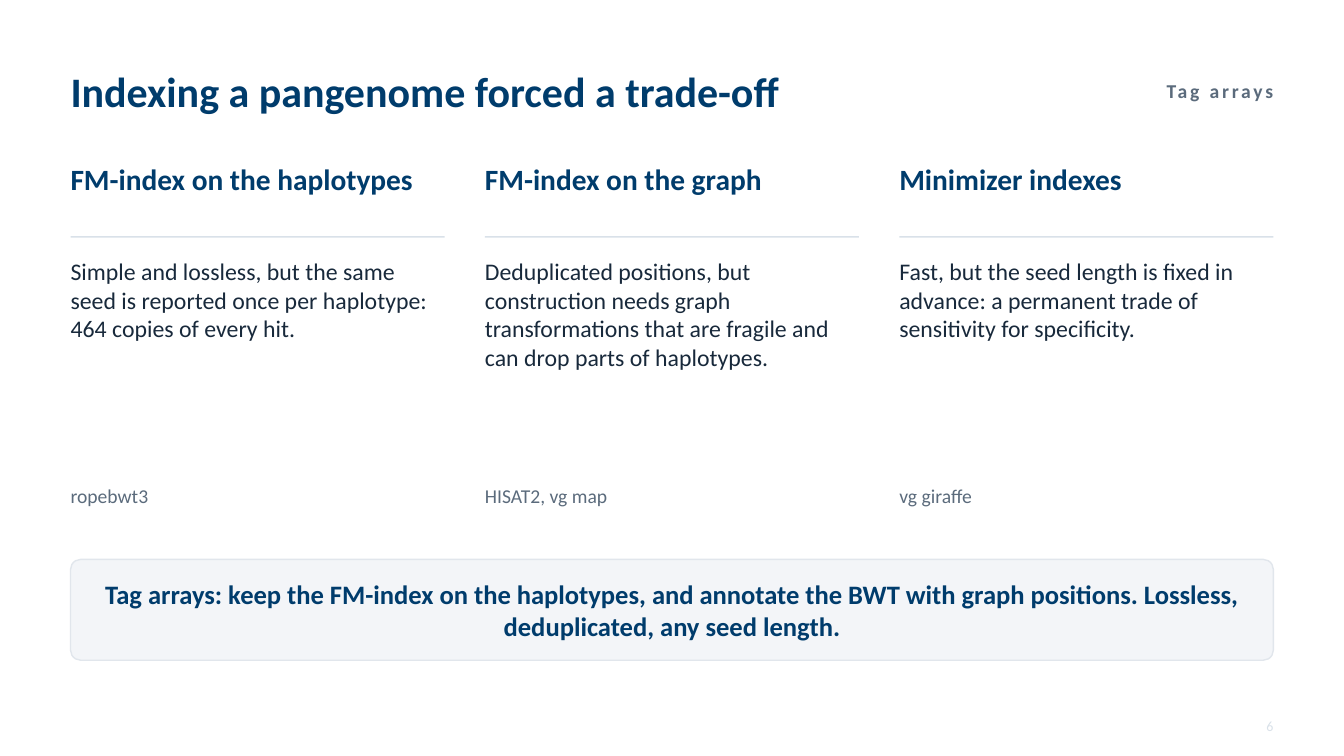
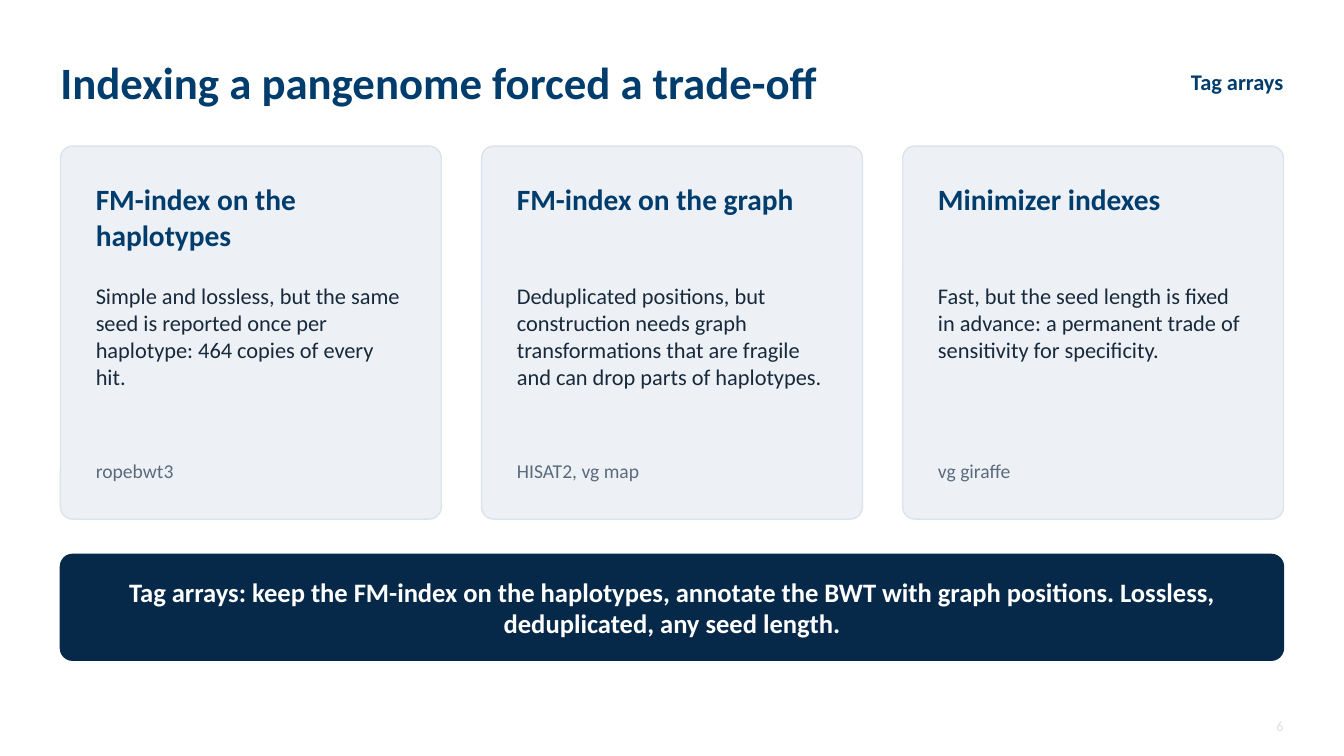
Before and after one commit to parsaeskandar/hprc_2026_poster, a slide deck: slide 6 of talk/HPRC2026_talk.pptx. Drawn at 1344x756 pixels with LibreOffice and Linux fonts; fonts in the diff are those of the drawing. Boxes give left, top, right and bottom in pixels: in the first picture for what was removed or moved away, otherwise in the second. Text is boxed around its words. In the diff, an @@ line names an element or a change of style, - is before the commit and + after.

```diff
--- a/talk/HPRC2026_talk.pptx
+++ b/talk/HPRC2026_talk.pptx
@@ text "Indexing a pangenome forced a ...": place and size @@
-text "Indexing a pangenome forced a ..." at box(71, 77, 778, 114)
+text "Indexing a pangenome forced a ..." at box(60, 67, 817, 107)
@@ text "Indexing a pangenome forced a ..." at box(60, 67, 817, 107): size 30 to 32 pt @@
@@ text "Tag arrays": place and size @@
-text "Tag arrays" at box(1042, 50, 1273, 131)
+text "Tag arrays" at box(1191, 75, 1283, 94)
@@ text "Tag arrays" at box(1191, 75, 1283, 94): size 14 to 16 pt, text colour #5B6B7C to #003C6C, letter spacing 2 to 0 pt @@
@@ rounded rectangle added at box(60, 146, 442, 519), fill #EDF1F6, outline #DCE3EB 1 pt @@
@@ rounded rectangle added at box(482, 146, 863, 519), fill #EDF1F6, outline #DCE3EB 1 pt @@
@@ rounded rectangle added at box(903, 146, 1285, 519), fill #EDF1F6, outline #DCE3EB 1 pt @@
@@ text "FM-index on the haplotypes" rewrapped from box(71, 169, 412, 195) to box(96, 189, 296, 251) @@
@@ text "FM-index on the graph": place and size @@
-text "FM-index on the graph" at box(485, 169, 762, 195)
+text "FM-index on the graph" at box(517, 189, 794, 215)
@@ text "Minimizer indexes": place and size @@
-text "Minimizer indexes" at box(899, 169, 1121, 191)
+text "Minimizer indexes" at box(938, 189, 1160, 211)
@@ line removed from (71, 237) to (445, 237) @@
@@ line removed from (485, 237) to (859, 237) @@
@@ line removed from (899, 237) to (1273, 237) @@
@@ text "Simple and lossless, but the ...": place and size @@
-text "Simple and lossless, but the ..." at box(71, 263, 427, 341)
+text "Simple and lossless, but the ..." at box(96, 288, 399, 385)
@@ text "Deduplicated positions, but construction needs ...": place and size @@
-text "Deduplicated positions, but construction needs ..." at box(485, 263, 828, 370)
+text "Deduplicated positions, but construction needs ..." at box(517, 288, 821, 389)
@@ size 17 to 16 pt in 3 elements at box(517, 288, 821, 389), box(96, 288, 399, 385), box(938, 288, 1240, 362) @@
@@ text "Fast, but the seed length ...": place and size @@
-text "Fast, but the seed length ..." at box(899, 263, 1233, 341)
+text "Fast, but the seed length ..." at box(938, 288, 1240, 362)
@@ text "ropebwt3": place and size @@
-text "ropebwt3" at box(71, 489, 149, 506)
+text "ropebwt3" at box(96, 464, 174, 481)
@@ text "HISAT2, vg map": place and size @@
-text "HISAT2, vg map" at box(485, 490, 607, 507)
+text "HISAT2, vg map" at box(517, 465, 639, 482)
@@ text "vg giraffe": place and size @@
-text "vg giraffe" at box(899, 489, 972, 507)
+text "vg giraffe" at box(938, 464, 1010, 482)
@@ rounded rectangle: place and size @@
-rounded rectangle at box(71, 560, 1273, 660)
+rounded rectangle at box(60, 555, 1284, 660)
@@ rounded rectangle at box(60, 555, 1284, 660): fill #F3F5F8 to #06294A; outline #E1E6EC 1 pt to #06294A 1 pt; proportions changed @@
@@ text at box(129, 583, 1214, 638): text changed; text colour #003C6C to #FFFFFF @@
-Tag arrays: keep the FM-index on the haplotypes, and annotate the BWT with graph positions. Lossless, deduplicated, any seed length.
+Tag arrays: keep the FM-index on the haplotypes, annotate the BWT with graph positions. Lossless, deduplicated, any seed length.
```
Also in this commit, not shown: 17 other slides changed, 6 slides added, 5 slides removed, 3 other files.
